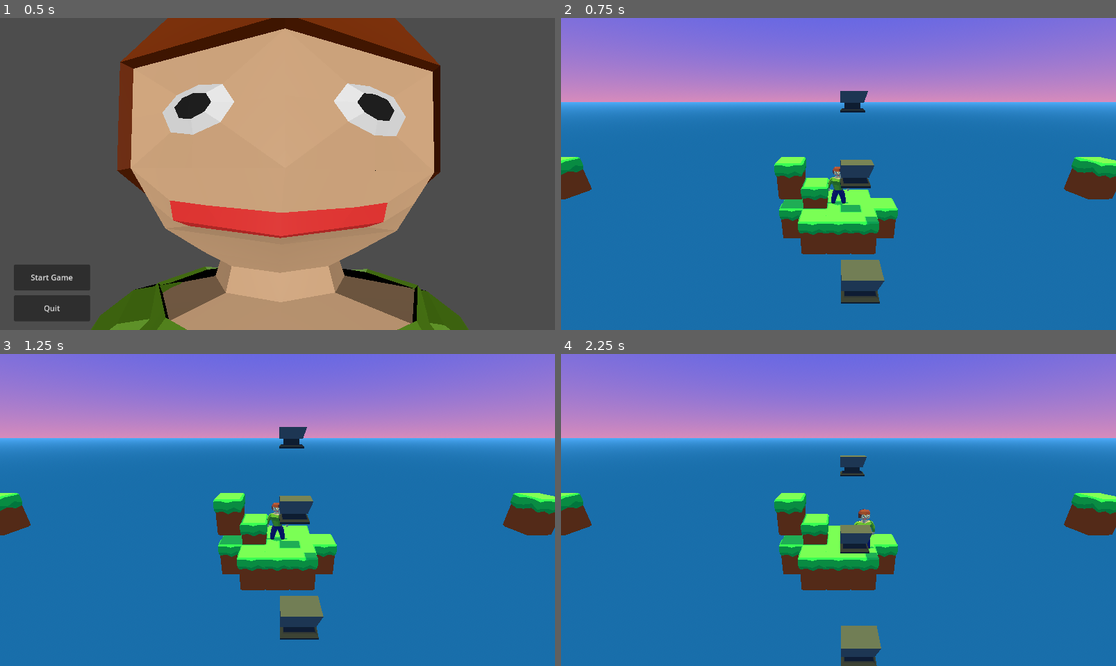
Above: before the commit, frames 1-4 (two rows, left to right).
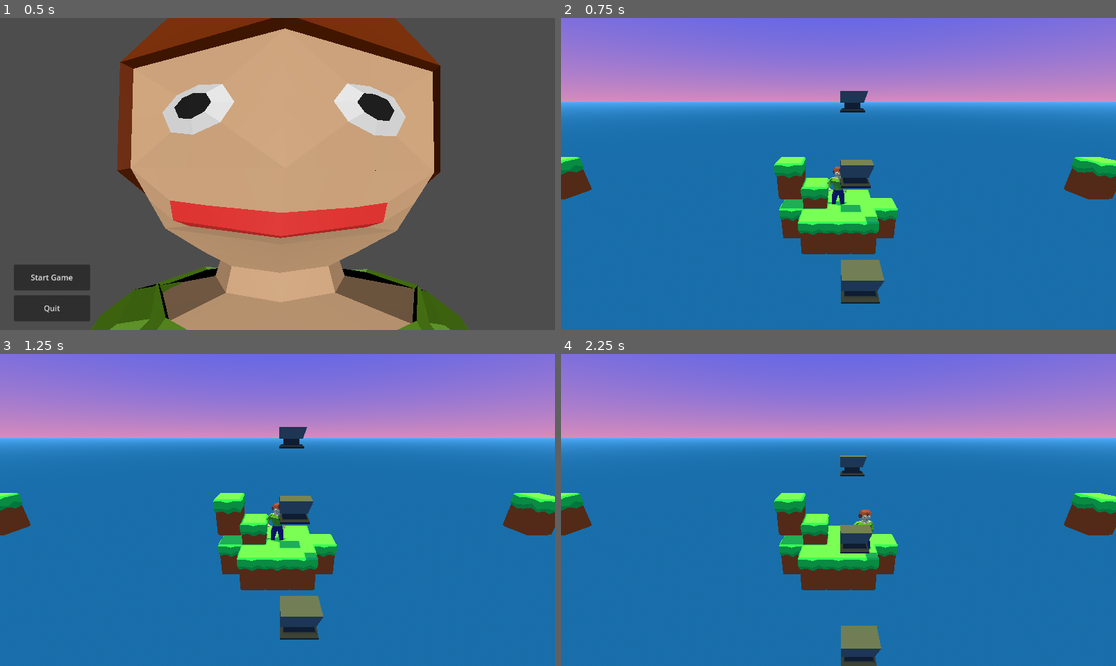
Above: after the commit, the same moments.

Repository: shamotte/rpg-death-jam
Game: Godot game, scene res://scenes/main_menu.tscn
The game is run twice, just before and just after one commit, with the same random seed, the same clock (stepped at 60 frames per second) and the same inputs.
Inputs:
- Up to frame 1 (0.5 s): no input
- Up to frame 2 (0.75 s): click "Start Game" at 0.5 s
- Up to frame 3 (1.25 s): no input
- Up to frame 4 (2.25 s): tap Enter at 1.25 s; hold Right (move_right) 1.28-2.03 s; tap Space at 1.52, 2 s; hold Down (move_down) from 2.03 s (still down)

Frame 1 is identical in both runs. In frame 2, less than 0.1% of the frame differs, in the area x 47-52%, y 47-61%; in frame 3, less than 0.1%; in frame 4, less than 0.1%.

Commit message:
Blender animations

Diff:
--- /dev/null
+++ b/objects/humand/human_2.tscn
@@ -0,0 +1,8 @@
+[gd_scene load_steps=3 format=3 uid="uid://dap2eh4muy6or"]
+
+[ext_resource type="PackedScene" uid="uid://dqdbwffnvr5kk" path="res://objects/player/human2_anim.glb" id="1_4llqj"]
+[ext_resource type="Script" path="res://scripts/animator.gd" id="2_nvdxc"]
+
+[node name="human2_anim" node_paths=PackedStringArray("anim") instance=ExtResource("1_4llqj")]
+script = ExtResource("2_nvdxc")
+anim = NodePath("AnimationPlayer")
--- a/objects/player/player.tscn
+++ b/objects/player/player.tscn
@@ -1,11 +1,25 @@
-[gd_scene load_steps=9 format=3 uid="uid://cxo04kudaw137"]
+[gd_scene load_steps=8 format=3 uid="uid://cxo04kudaw137"]
 
 [ext_resource type="Script" path="res://objects/player/player.gd" id="1_82gfj"]
 [ext_resource type="PackedScene" uid="uid://dtcat5osfxowp" path="res://components/comp_parent_lerp.tscn" id="2_0k7af"]
-[ext_resource type="PackedScene" uid="uid://dakpv7tdk6j2p" path="res://objects/player/human_test.glb" id="2_3ipr6"]
-[ext_resource type="PackedScene" uid="uid://67dw5stm6qds" path="res://objects/player/human22.glb" id="2_h5smf"]
+[ext_resource type="PackedScene" uid="uid://dap2eh4muy6or" path="res://objects/humand/human_2.tscn" id="3_wcpal"]
 
 [sub_resource type="CapsuleMesh" id="CapsuleMesh_g4dq6"]
+
+[sub_resource type="Animation" id="Animation_twqc7"]
+length = 0.001
+tracks/0/type = "value"
+tracks/0/imported = false
+tracks/0/enabled = true
+tracks/0/path = NodePath("Visual/Model:position")
+tracks/0/interp = 1
+tracks/0/loop_wrap = true
+tracks/0/keys = {
+"times": PackedFloat32Array(0),
+"transitions": PackedFloat32Array(1),
+"update": 0,
+"values": [Vector3(0, 0, 0)]
+}
 
 [sub_resource type="Animation" id="Animation_weu2i"]
 resource_name = "death"
@@ -20,21 +34,6 @@
 "transitions": PackedFloat32Array(6.06286, 1),
 "update": 0,
 "values": [Vector3(0, 0, 0), Vector3(0, -10, 0)]
-}
-
-[sub_resource type="Animation" id="Animation_twqc7"]
-length = 0.001
-tracks/0/type = "value"
-tracks/0/imported = false
-tracks/0/enabled = true
-tracks/0/path = NodePath("Visual/Model:position")
-tracks/0/interp = 1
-tracks/0/loop_wrap = true
-tracks/0/keys = {
-"times": PackedFloat32Array(0),
-"transitions": PackedFloat32Array(1),
-"update": 0,
-"values": [Vector3(0, 0, 0)]
 }
 
 [sub_resource type="AnimationLibrary" id="AnimationLibrary_j811j"]
@@ -59,12 +58,8 @@
 mesh = SubResource("CapsuleMesh_g4dq6")
 skeleton = NodePath("../../..")
 
-[node name="human22" parent="Visual/Model" instance=ExtResource("2_h5smf")]
-transform = Transform3D(0.5, 0, 0, 0, 0.5, 0, 0, 0, 0.5, 0, 1.1215, 0)
-
-[node name="human_test" parent="Visual/Model" instance=ExtResource("2_3ipr6")]
-transform = Transform3D(0.5, 0, 0, 0, 0.5, 0, 0, 0, 0.5, 0, 1.07285, 0)
-visible = false
+[node name="human2_anim2" parent="Visual/Model" instance=ExtResource("3_wcpal")]
+transform = Transform3D(0.5, 0, 0, 0, 0.5, 0, 0, 0, 0.5, 0, 1.12422, 0)
 
 [node name="MovementChecks" type="Node3D" parent="."]
 top_level = true
--- /dev/null
+++ b/scripts/animator.gd
@@ -0,0 +1,11 @@
+extends Node
+
+@export var anim : AnimationPlayer
+@export var current_animation : String = "Idle"
+
+func _ready() -> void:
+	anim.play(current_animation)
+
+func change_animation(new_animation : String):
+	current_animation = new_animation
+	anim.play(current_animation)
Not shown, added: objects/button/button.gltf.import
Binary file added: objects/button/button_0.png
Not shown, added: objects/button/button_0.png.import
Binary file added: objects/player/human2_anim.glb
Not shown, added: objects/player/human2_anim.glb.import
